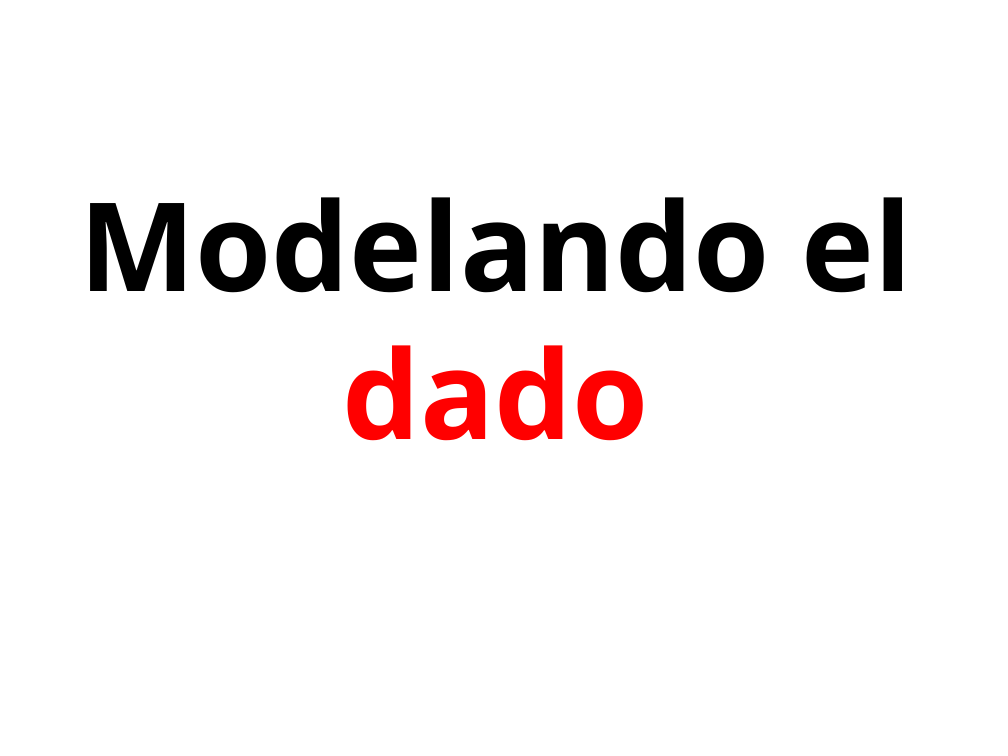
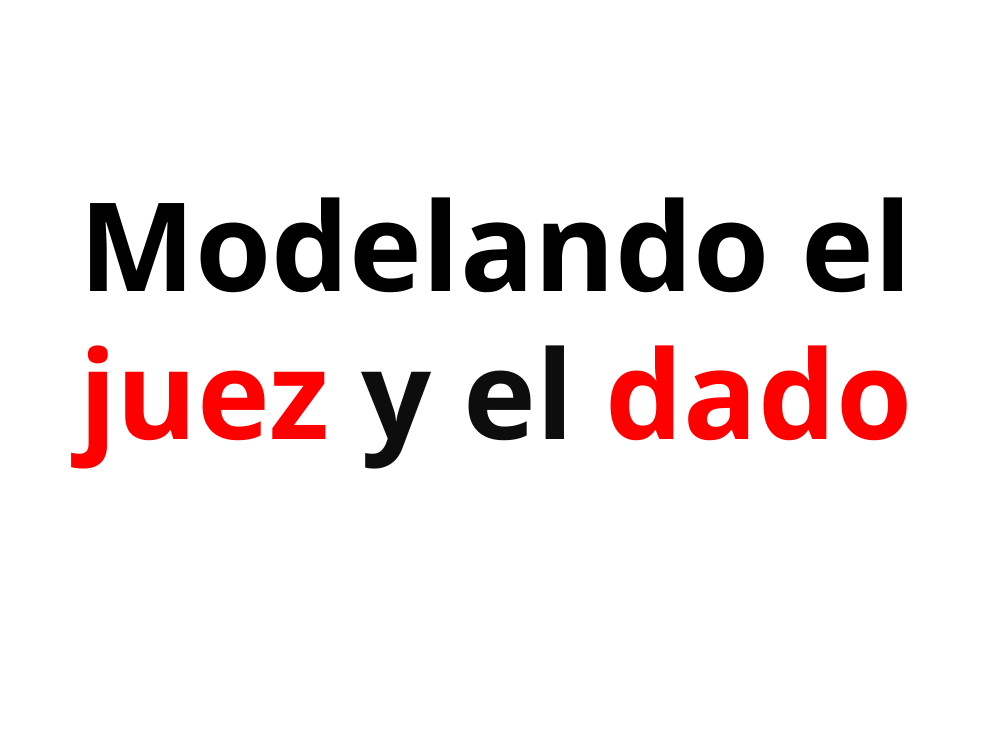
Before and after one commit to kikeacedo/Parchis, a slide deck: slide 17 of Parchis.pptx. Drawn at 1008x756 pixels with LibreOffice and Linux fonts; fonts in the diff are those of the drawing. Boxes give left, top, right and bottom in pixels: in the first picture for what was removed or moved away, otherwise in the second. Text is boxed around its words. In the diff, an @@ line names an element or a change of style, - is before the commit and + after.

```diff
--- a/Parchis.pptx
+++ b/Parchis.pptx
@@ title at (79, 197, 913, 469): text changed @@
-Modelando el dado
+Modelando el juez y el dado
```
Also in this commit, not shown: 12 other slides changed, 7 slides added, 5 slides removed, 36 other files.
